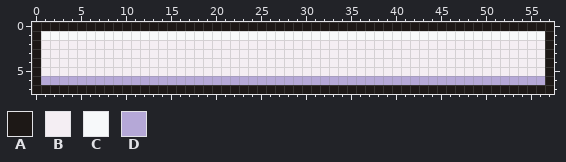
Two states of a pixel-art file, art/source/cp_arbour/cp_arbour_slat56.aseprite. The picture above was drawn from the file before the commit.
58x8 pixels, 1 frame.
Palette (. is transparent): A #1d1816  B #f4eef3  C #f7f9fa  D #b5a8d7
The same view after the edit:
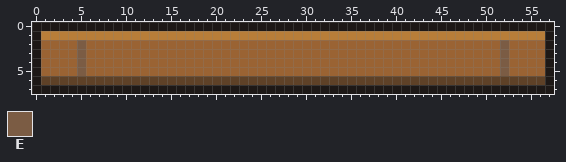
Colours new in this view: E #7b5c44
Edits made:
@@ palette @@
-B #f4eef3
+B #9a6333
-C #f7f9fa
+C #b87e39
-D #b5a8d7
+D #5e4127
@@ x 0..57 @@
 1 ACCCCCCCCCCCCCCCCCCCCCCCCCCCCCCCCCCCCCCCCCCCCCCCCCCCCCCCCA
-2 ABBBBBBBBBBBBBBBBBBBBBBBBBBBBBBBBBBBBBBBBBBBBBBBBBBBBBBBBA
-3 ABBBBBBBBBBBBBBBBBBBBBBBBBBBBBBBBBBBBBBBBBBBBBBBBBBBBBBBBA
-4 ABBBBBBBBBBBBBBBBBBBBBBBBBBBBBBBBBBBBBBBBBBBBBBBBBBBBBBBBA
-5 ABBBBBBBBBBBBBBBBBBBBBBBBBBBBBBBBBBBBBBBBBBBBBBBBBBBBBBBBA
+2 ABBBBEBBBBBBBBBBBBBBBBBBBBBBBBBBBBBBBBBBBBBBBBBBBBBBEBBBBA
+3 ABBBBEBBBBBBBBBBBBBBBBBBBBBBBBBBBBBBBBBBBBBBBBBBBBBBEBBBBA
+4 ABBBBEBBBBBBBBBBBBBBBBBBBBBBBBBBBBBBBBBBBBBBBBBBBBBBEBBBBA
+5 ABBBBEBBBBBBBBBBBBBBBBBBBBBBBBBBBBBBBBBBBBBBBBBBBBBBEBBBBA
 6 ADDDDDDDDDDDDDDDDDDDDDDDDDDDDDDDDDDDDDDDDDDDDDDDDDDDDDDDDA
Pixel boxes of the changes (left, top, right, bottom) in both pictures:
changed: (41, 31, 545, 85)
